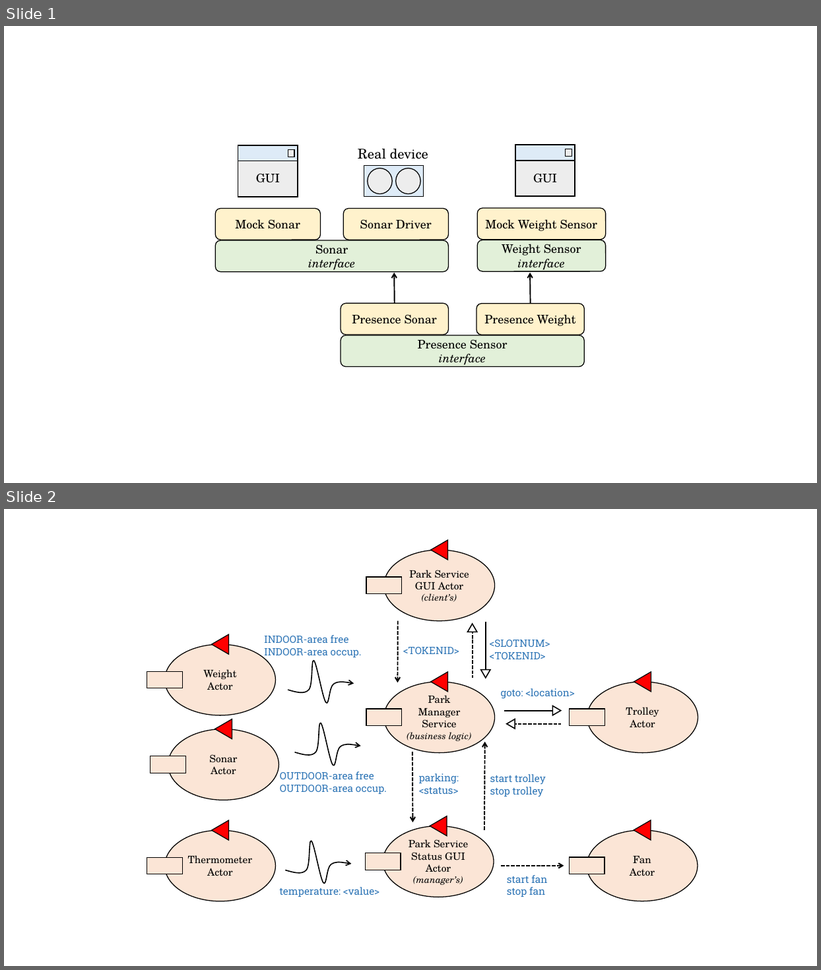
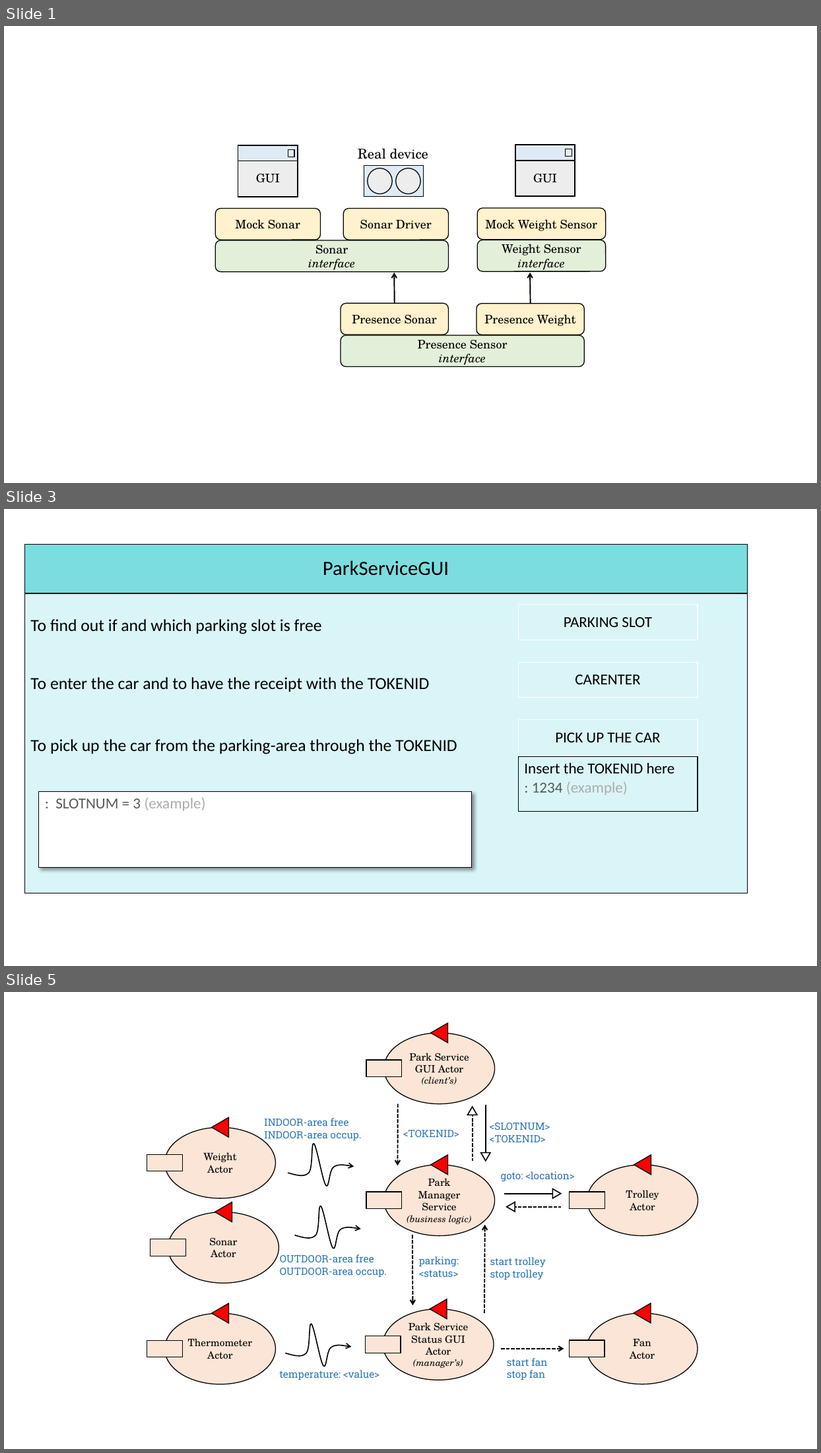
Before and after one commit to JackFantaz/Automated-Car-Parking, a slide deck: userDocs/img/final_task_schema.pptx. Shown one above the other, each under a label of ours: slides 1 and 2 before the commit, slides 1, 3 and 5 after it; the slides between them are not shown. The pictures are 821x970 and 821x1453 pixels, drawn with LibreOffice and Linux fonts; fonts in the diff are those of the drawing. Boxes give left, top, right and bottom in pixels: in the first picture for what was removed or moved away, otherwise in the second. Text is boxed around its words. In the diff, an @@ line names an element or a change of style, - is before the commit and + after.

```diff
--- a/userDocs/img/final_task_schema.pptx
+++ b/userDocs/img/final_task_schema.pptx
@@ slide 3 added at (x1=4, y1=509, x2=817, y2=966), background #FFFFFF @@
@@ table added at (x1=24, y1=545, x2=748, y2=593), 1 rows, 1 columns @@
+ParkServiceGUI
@@ table added at (x1=24, y1=593, x2=748, y2=894), 1 rows, 1 columns @@
+To find out if and which parking slot is free / To enter the car and to have the receipt with the TOKENID / To pick up the car from the parking-area through the TOKENID
@@ table added at (x1=518, y1=605, x2=698, y2=640), 1 rows, 1 columns @@
+PARKING SLOT
@@ table added at (x1=518, y1=662, x2=698, y2=698), 1 rows, 1 columns @@
+CARENTER
@@ table added at (x1=518, y1=720, x2=698, y2=755), 1 rows, 1 columns @@
+PICK UP THE CAR
@@ table added at (x1=518, y1=757, x2=698, y2=811), 1 rows, 1 columns @@
+Insert the TOKENID here / : 1234 (example)
@@ table added at (x1=39, y1=791, x2=472, y2=867), 1 rows, 1 columns @@
+: SLOTNUM = 3 (example)
@@ what was slide 2 is now slide 5 @@
```
Also in this commit, not shown: 3 other slides added, 1 other file.
